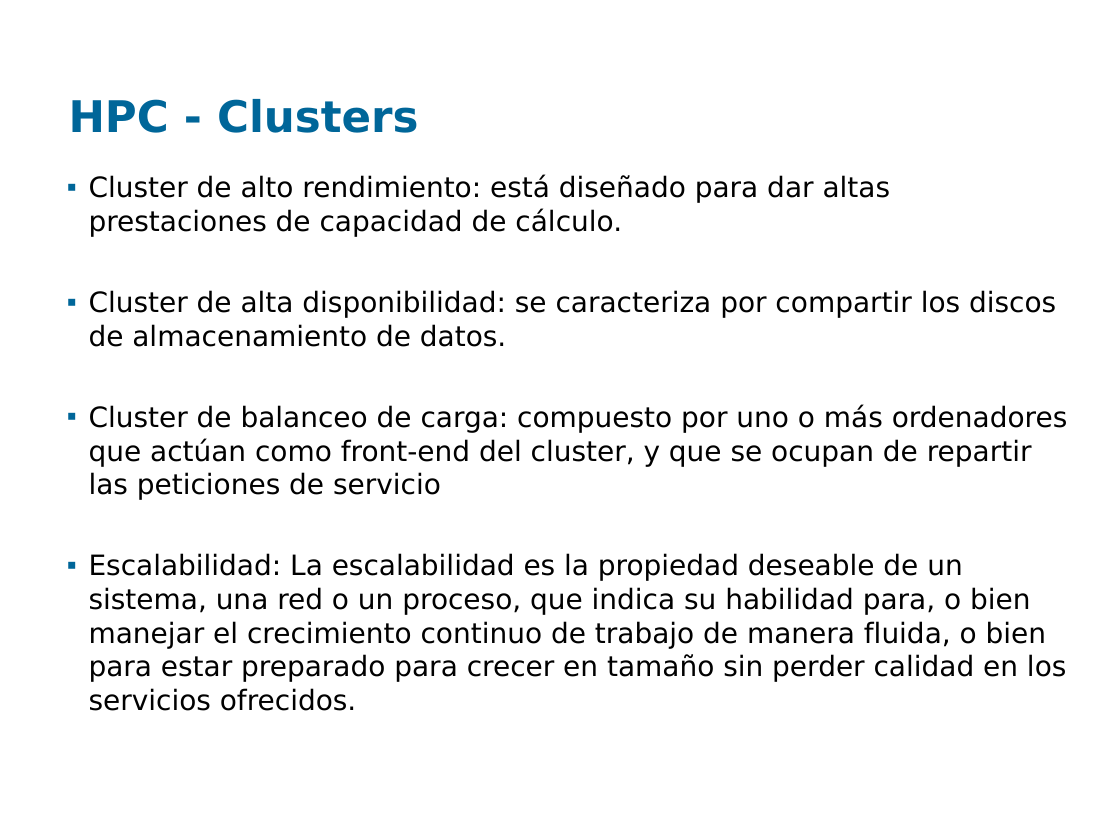
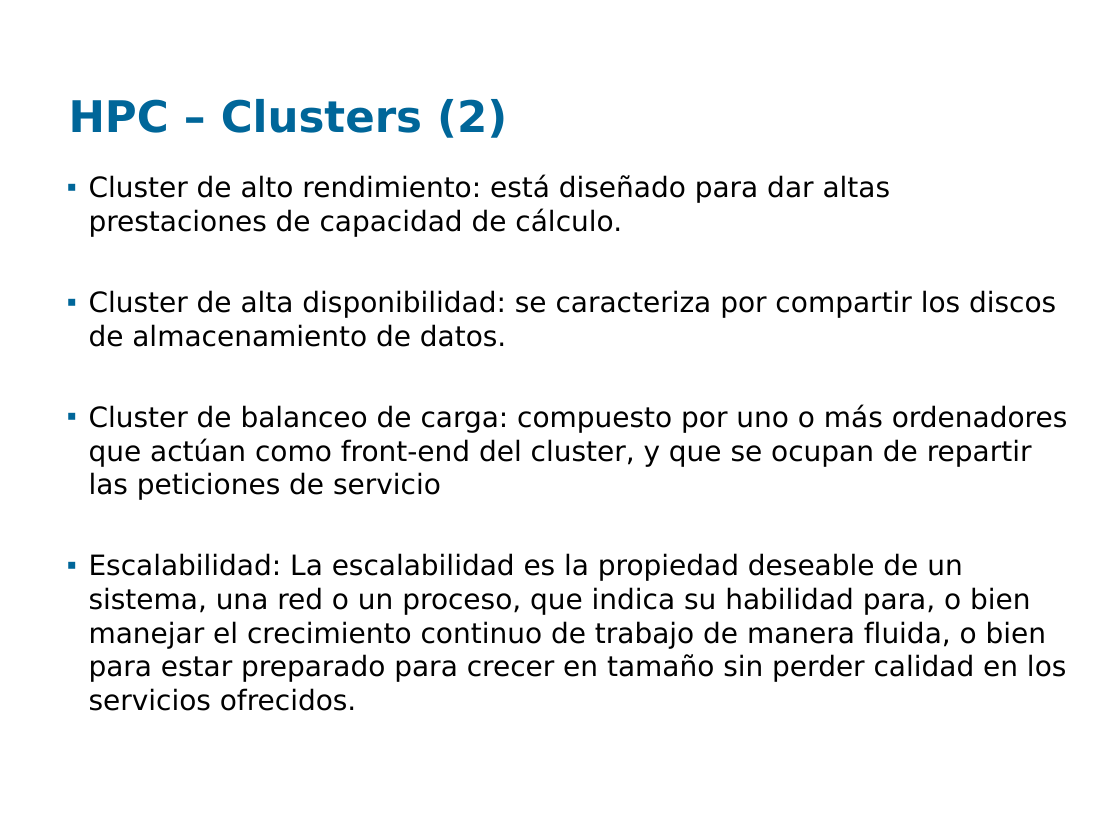
Before and after one commit to santiago-iturriaga/pgruso2007, a slide deck: slide 11 of Documentacion/Presentación Fenton - Paulo.ppt. Drawn at 1120x840 pixels with LibreOffice and Linux fonts; fonts in the diff are those of the drawing; background and template pictures are left out. Boxes give left, top, right and bottom in pixels: in the first picture for what was removed or moved away, otherwise in the second. Text is boxed around its words. In the diff, an @@ line names an element or a change of style, - is before the commit and + after.

```diff
--- a/Documentacion/Presentación Fenton - Paulo.ppt
+++ b/Documentacion/Presentación Fenton - Paulo.ppt
@@ title at (69,99,507,138): text changed @@
-HPC - Clusters
+HPC – Clusters (2)
```
Also in this commit, not shown: 7 other slides changed, 3 slides added, 2 other files.
